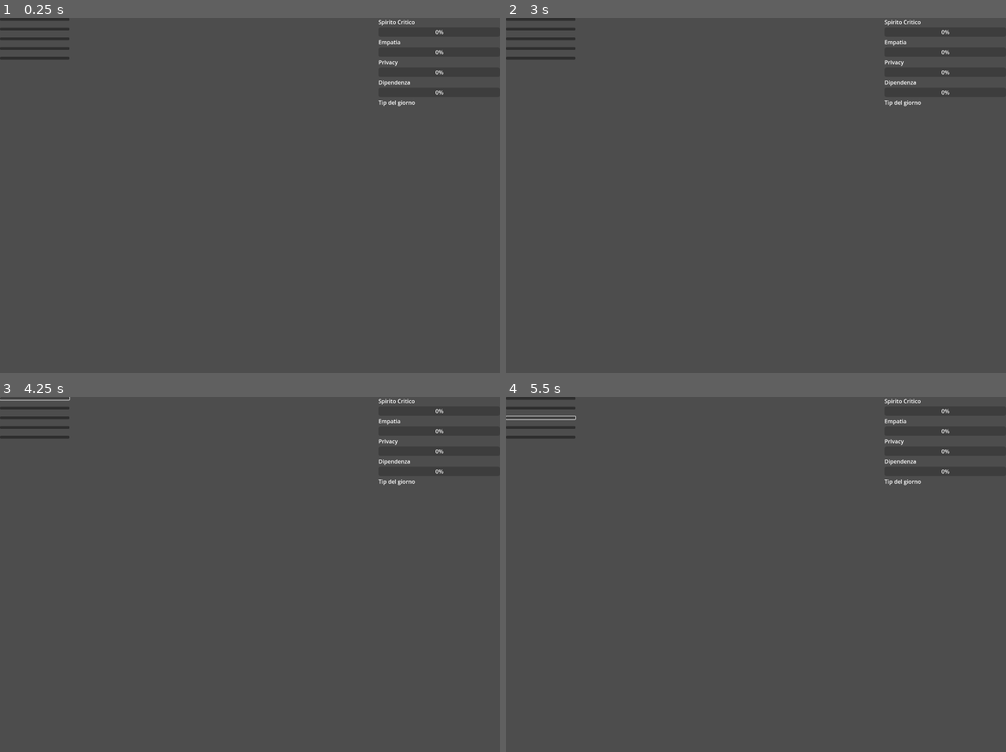
Above: before the commit, frames 1-4 (two rows, left to right).
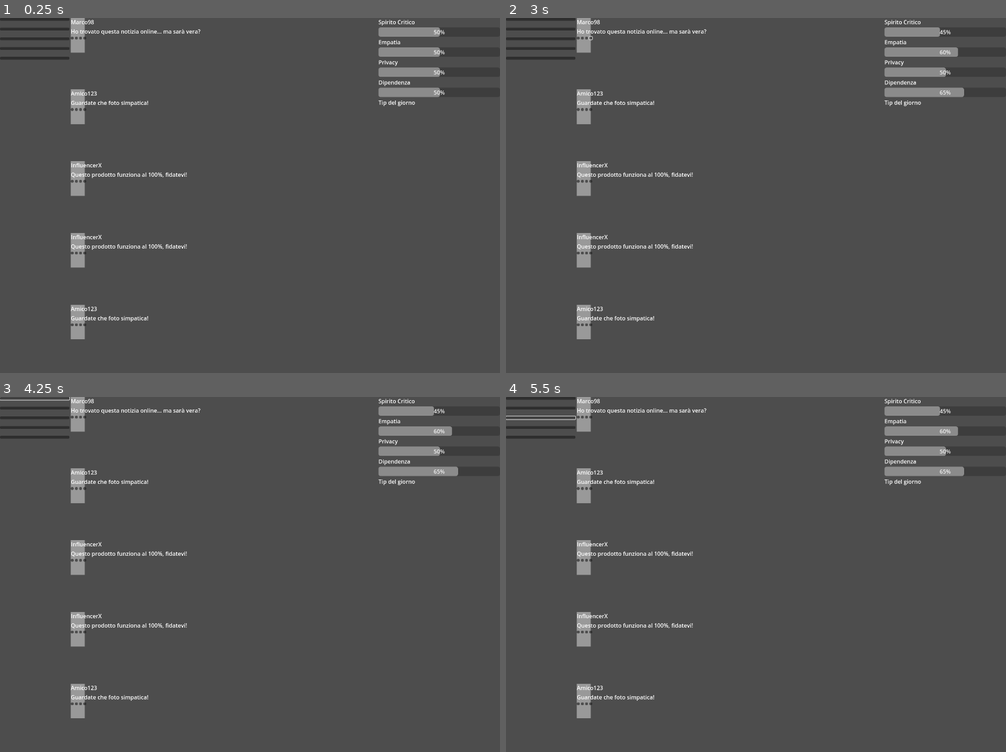
Above: after the commit, the same moments.

Repository: DomenicoF24/NetAware
Game: Godot game, scene res://feed.tscn
Two runs of this game, one before a commit and one after it. Both use one fixed random seed, a clock stepped at 60 frames per second and the inputs below. Before the commit the project has no main scene; this scene is started directly in both runs.
Inputs (mouse positions are in pixels of both pictures, inside the frame that each line leads up to):
- Up to frame 1 (0.25 s): no input
- Up to frame 2 (3 s): click (576, 39) at 0.52 s; click (581, 39) at 1.27 s; click (586, 39) at 2.02 s; click (591, 39) at 2.77 s
- Up to frame 3 (4.25 s): click (35, 397) at 3.5 s
- Up to frame 4 (5.5 s): click (541, 407) at 4.25 s; click (541, 418) at 5 s

The runs differ from the first frame. In frame 1, 3.3% of the frame differs, in the area x 14-89%, y 0-91%; in frame 2, 3.4%, in the area x 14-92%, y 0-91%; in frame 3, 3.4%; in frame 4, 3.4%.

Commit message:
Aggiunta logica post e ProgressBar

Diff:
--- /dev/null
+++ b/Post.tscn
@@ -0,0 +1,49 @@
+[gd_scene load_steps=3 format=3 uid="uid://c3y2n3f1sxr2y"]
+
+[ext_resource type="Script" uid="uid://bdealcrus58dt" path="res://Scripts/Post.gd" id="1_vxnam"]
+
+[sub_resource type="StyleBoxFlat" id="StyleBoxFlat_nnvxj"]
+
+[node name="Post" type="Control"]
+layout_mode = 3
+anchor_right = 1.0
+anchor_bottom = 1.0
+grow_horizontal = 2
+grow_vertical = 2
+size_flags_vertical = 3
+script = ExtResource("1_vxnam")
+
+[node name="PostPanel" type="Panel" parent="."]
+custom_minimum_size = Vector2(0, 100)
+layout_mode = 0
+offset_right = 40.0
+offset_bottom = 40.0
+theme_override_styles/panel = SubResource("StyleBoxFlat_nnvxj")
+
+[node name="PostLayout" type="VBoxContainer" parent="PostPanel"]
+layout_mode = 0
+offset_right = 40.0
+offset_bottom = 40.0
+
+[node name="AuthorLabel" type="Label" parent="PostPanel/PostLayout"]
+layout_mode = 2
+text = "Utente123"
+
+[node name="ContentLabel" type="Label" parent="PostPanel/PostLayout"]
+layout_mode = 2
+text = "Post sospetto"
+
+[node name="ButtonsRow" type="HBoxContainer" parent="PostPanel/PostLayout"]
+layout_mode = 2
+
+[node name="Like" type="Button" parent="PostPanel/PostLayout/ButtonsRow"]
+layout_mode = 2
+
+[node name="Commenta" type="Button" parent="PostPanel/PostLayout/ButtonsRow"]
+layout_mode = 2
+
+[node name="Segnala" type="Button" parent="PostPanel/PostLayout/ButtonsRow"]
+layout_mode = 2
+
+[node name="Condividi" type="Button" parent="PostPanel/PostLayout/ButtonsRow"]
+layout_mode = 2
--- /dev/null
+++ b/Scripts/Feed.gd
@@ -0,0 +1,78 @@
+# Scripts/Feed.gd
+extends Control
+
+@onready var pb_sc = $MainContainer/Indicators/P1
+@onready var pb_emp = $MainContainer/Indicators/P2
+@onready var pb_priv = $MainContainer/Indicators/P3
+@onready var pb_dep = $MainContainer/Indicators/P4
+
+func _ready() -> void:
+	# Connessione agli indicatori
+	GameManager.connect("indicators_changed", _on_indicators_changed)
+	_on_indicators_changed(
+		GameManager.spirito_critico,
+		GameManager.empatia,
+		GameManager.privacy,
+		GameManager.dipendenza
+	)
+	spawn_random_posts(5)   # genera 5 post casuali
+
+	# Aggiorna subito con i valori iniziali
+	_on_indicators_changed(
+		GameManager.spirito_critico,
+		GameManager.empatia,
+		GameManager.privacy,
+		GameManager.dipendenza
+	)
+
+func _on_indicators_changed(sc: int, emp: int, priv: int, dep: int) -> void:
+	pb_sc.value = sc
+	pb_emp.value = emp
+	pb_priv.value = priv
+	pb_dep.value = dep
+
+@onready var posts_container = $MainContainer/FeedColumn/PostsContainer
+var post_scene = preload("res://Post.tscn")
+
+func spawn_random_posts(count: int = 5) -> void:
+	for i in range(count):
+		var template = post_templates[randi() % post_templates.size()]
+		var p = post_scene.instantiate()
+		posts_container.add_child(p)           # fondamentale prima
+		p.set_post_data(template)
+
+
+var post_templates = [
+	{
+		"author": "Marco98",
+		"content": "Ho trovato questa notizia online... ma sarà vera?",
+		"effects_like": {"sc": -5, "dep": +5},
+		"effects_report": {"sc": +10, "emp": +5},
+		"effects_share": {"sc": -10, "dep": +10},
+		"effects_comment": {"emp": +5}
+	},
+	{
+		"author": "NewsBot",
+		"content": "Ricorda: non condividere le tue password con nessuno!",
+		"effects_like": {"sc": +5, "priv": +5},
+		"effects_report": {"sc": -5},
+		"effects_share": {"sc": +5, "emp": +5},
+		"effects_comment": {"emp": +2}
+	},
+	{
+		"author": "InfluencerX",
+		"content": "Questo prodotto funziona al 100%, fidatevi!",
+		"effects_like": {"sc": -5, "dep": +5},
+		"effects_report": {"sc": +5},
+		"effects_share": {"sc": -5, "dep": +5},
+		"effects_comment": {"emp": +1}
+	},
+	{
+		"author": "Amico123",
+		"content": "Guardate che foto simpatica!",
+		"effects_like": {"sc": +2, "emp": +3},
+		"effects_report": {"sc": 0},
+		"effects_share": {"sc": +1, "dep": +1},
+		"effects_comment": {"emp": +2}
+	}
+]
--- /dev/null
+++ b/Scripts/GameManager.gd
@@ -0,0 +1,38 @@
+extends Node
+
+# Segnali: la UI li userà per aggiornarsi
+signal indicators_changed(sc, emp, priv, dep)
+signal event_logged(text)
+
+# Valori iniziali (0..100)
+var spirito_critico := 50
+var empatia := 50
+var privacy := 50
+var dipendenza := 50
+
+# Piccoli suggerimenti educativi
+var tips := [
+	"Verifica sempre la fonte originale.",
+	"Attento ai titoli clickbait.",
+	"Uno screenshot può essere manipolato.",
+	"Condividi solo ciò che leggeresti fino in fondo."
+]
+
+func _ready() -> void:
+	print("[GameManager] ready")
+	emit_signal("indicators_changed", spirito_critico, empatia, privacy, dipendenza)
+
+# Applica effetti agli indicatori. Esempio: {"sc": +5, "dep": -3}
+func apply_effect(effect: Dictionary, reason: String = "") -> void:
+	if effect.has("sc"):   spirito_critico = clamp(spirito_critico + int(effect["sc"]), 0, 100)
+	if effect.has("emp"):  empatia         = clamp(empatia         + int(effect["emp"]), 0, 100)
+	if effect.has("priv"): privacy         = clamp(privacy         + int(effect["priv"]), 0, 100)
+	if effect.has("dep"):  dipendenza      = clamp(dipendenza      + int(effect["dep"]), 0, 100)
+
+	emit_signal("indicators_changed", spirito_critico, empatia, privacy, dipendenza)
+	if reason != "":
+		emit_signal("event_logged", reason)
+
+func get_random_tip() -> String:
+	if tips.is_empty(): return ""
+	return tips[randi() % tips.size()]
--- /dev/null
+++ b/Scripts/Post.gd
@@ -0,0 +1,41 @@
+extends Control
+
+@onready var author_label = $PostPanel/PostLayout/AuthorLabel
+@onready var content_label = $PostPanel/PostLayout/ContentLabel
+@onready var btn_like = $PostPanel/PostLayout/ButtonsRow/Like
+@onready var btn_report = $PostPanel/PostLayout/ButtonsRow/Segnala
+@onready var btn_share = $PostPanel/PostLayout/ButtonsRow/Condividi
+@onready var btn_comment = $PostPanel/PostLayout/ButtonsRow/Commenta
+
+var data = {} # conterrà le info del post (autore, testo, effetti)
+
+func _ready() -> void:
+	if author_label == null:
+		print("ERROR: author_label è null! Verifica i percorsi")
+	# Collega i pulsanti alle funzioni
+	btn_like.pressed.connect(_on_like_pressed)
+	btn_report.pressed.connect(_on_report_pressed)
+	btn_share.pressed.connect(_on_share_pressed)
+	btn_comment.pressed.connect(_on_comment_pressed)
+
+func set_post_data(post_data: Dictionary) -> void:
+	# Inizializza il contenuto del post
+	data = post_data
+	author_label.text = data.get("author", "Anonimo")
+	content_label.text = data.get("content", "Post vuoto")
+
+func _on_like_pressed() -> void:
+	if data.has("effects_like"):
+		GameManager.apply_effect(data["effects_like"], "Like su post")
+
+func _on_report_pressed() -> void:
+	if data.has("effects_report"):
+		GameManager.apply_effect(data["effects_report"], "Segnalazione post")
+
+func _on_share_pressed() -> void:
+	if data.has("effects_share"):
+		GameManager.apply_effect(data["effects_share"], "Condivisione post")
+
+func _on_comment_pressed() -> void:
+	if data.has("effects_comment"):
+		GameManager.apply_effect(data["effects_comment"], "Commenta post")
--- /dev/null
+++ b/TestGM.tscn
@@ -0,0 +1,3 @@
+[gd_scene format=3 uid="uid://c7qrgb5ap687r"]
+
+[node name="TestGM" type="Node"]
--- a/feed.tscn
+++ b/feed.tscn
@@ -1,4 +1,6 @@
-[gd_scene format=3 uid="uid://dr6cpm16uti0a"]
+[gd_scene load_steps=2 format=3 uid="uid://dr6cpm16uti0a"]
+
+[ext_resource type="Script" uid="uid://vmi3dp6gjx5r" path="res://Scripts/Feed.gd" id="1_e81db"]
 
 [node name="Feed" type="Control"]
 layout_mode = 3
@@ -7,6 +9,7 @@
 anchor_bottom = 1.0
 grow_horizontal = 2
 grow_vertical = 2
+script = ExtResource("1_e81db")
 
 [node name="MainContainer" type="HBoxContainer" parent="."]
 layout_mode = 1
@@ -42,6 +45,9 @@
 
 [node name="PostsContainer" type="VBoxContainer" parent="MainContainer/FeedColumn"]
 layout_mode = 2
+size_flags_horizontal = 3
+size_flags_vertical = 3
+theme_override_constants/separation = 10
 
 [node name="Indicators" type="VBoxContainer" parent="MainContainer"]
 custom_minimum_size = Vector2(350, 0)
--- a/project.godot
+++ b/project.godot
@@ -11,8 +11,13 @@
 [application]
 
 config/name="NetAware"
+run/main_scene="uid://dr6cpm16uti0a"
 config/features=PackedStringArray("4.4", "Forward Plus")
 config/icon="res://icon.svg"
+
+[autoload]
+
+GameManager="*res://Scripts/GameManager.gd"
 
 [display]
 
Not shown, added: Scripts/Feed.gd.uid
Not shown, added: Scripts/GameManager.gd.uid
Not shown, added: Scripts/Post.gd.uid
